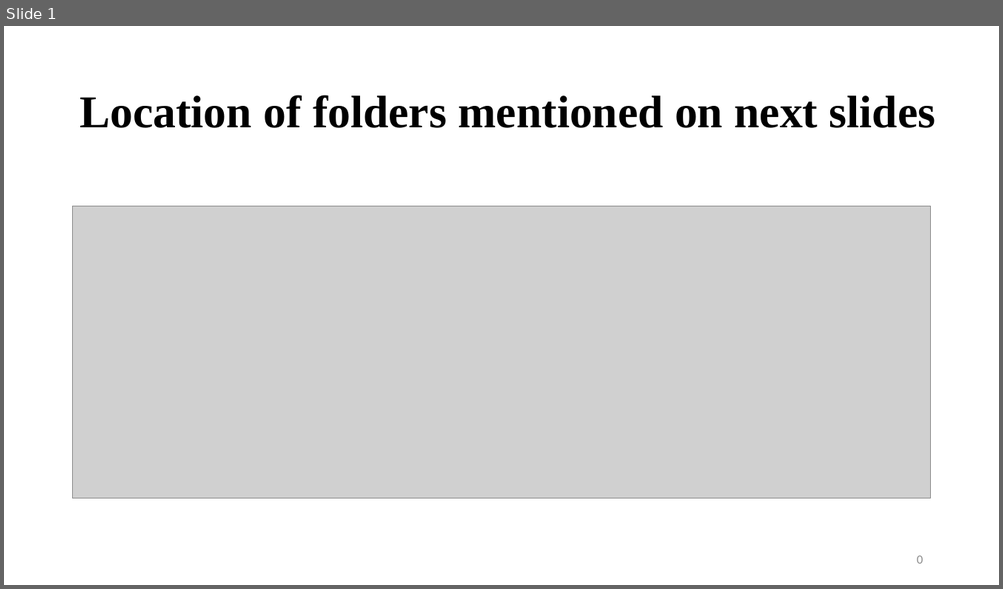
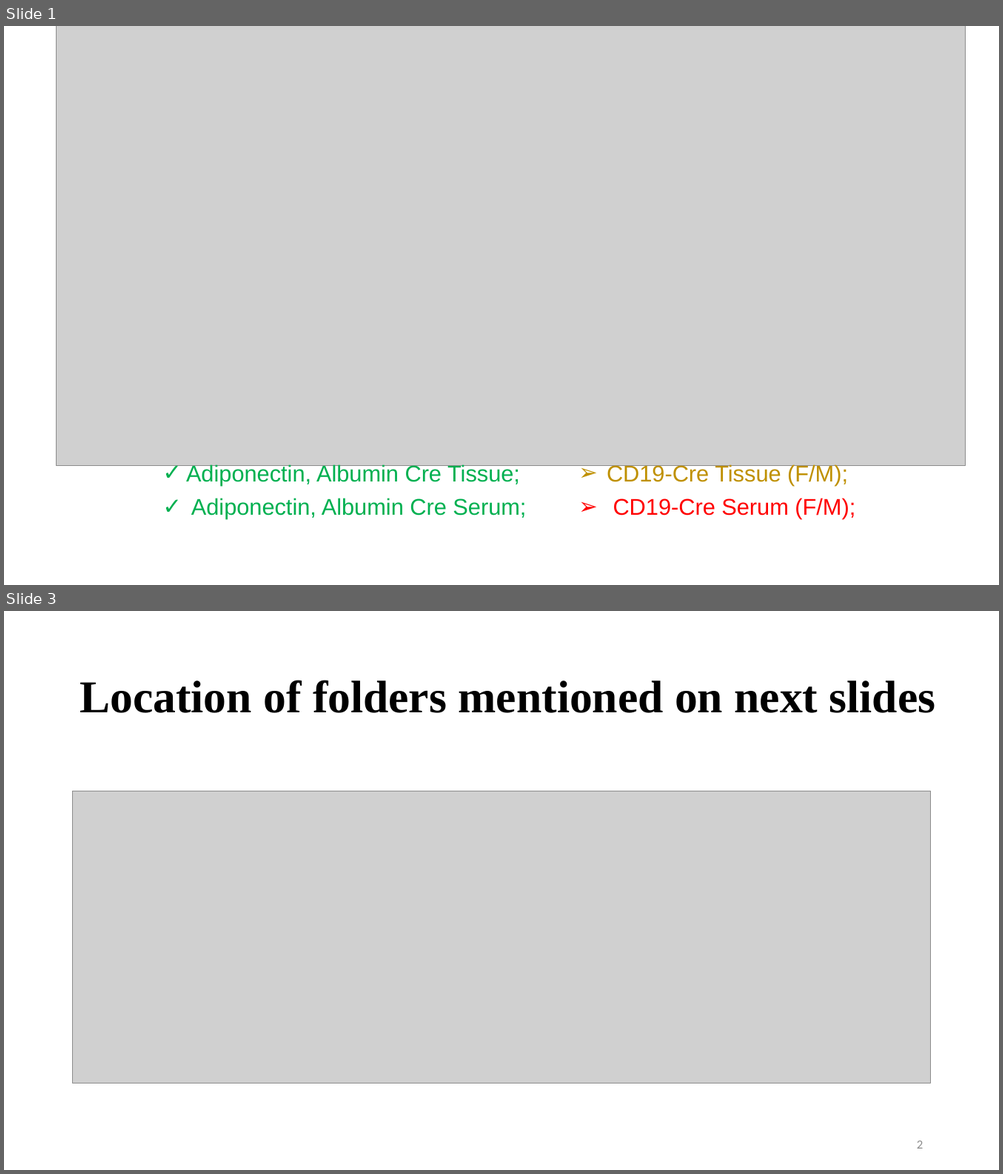
Before and after one commit to vinogradova-lab/cell-type-specific-proximity-labeling, a slide deck: docs/update_041223.pptx. Shown one above the other, each under a label of ours: slide 1 before the commit, slides 1 and 3 after it; the slides between them are not shown. The pictures are 1003x589 and 1003x1174 pixels, drawn with LibreOffice and Linux fonts; fonts in the diff are those of the drawing; grey boxes stand for pictures. Boxes give left, top, right and bottom in pixels: in the first picture for what was removed or moved away, otherwise in the second. Text is boxed around its words. In the diff, an @@ line names an element or a change of style, - is before the commit and + after.

```diff
--- a/docs/update_041223.pptx
+++ b/docs/update_041223.pptx
@@ slide 1 added at (4, 26, 999, 585), background #FFFFFF @@
@@ picture added at (57, 26, 965, 466) @@
@@ text added at (186, 464, 526, 520), 22 pt, text #00B050 @@
+✓ Adiponectin, Albumin Cre Tissue;
+✓ Adiponectin, Albumin Cre Serum;
@@ text added at (606, 464, 855, 520), 22 pt, text #BF9000 @@
+➢ CD19-Cre Tissue (F/M);
+➢ CD19-Cre Serum (F/M);
@@ what was slide 1 is now slide 3 @@
@@ page number at (916, 1141, 922, 1149): text changed @@
-0
+2
```
Also in this commit, not shown: 18 slides changed, 4 other slides added.
